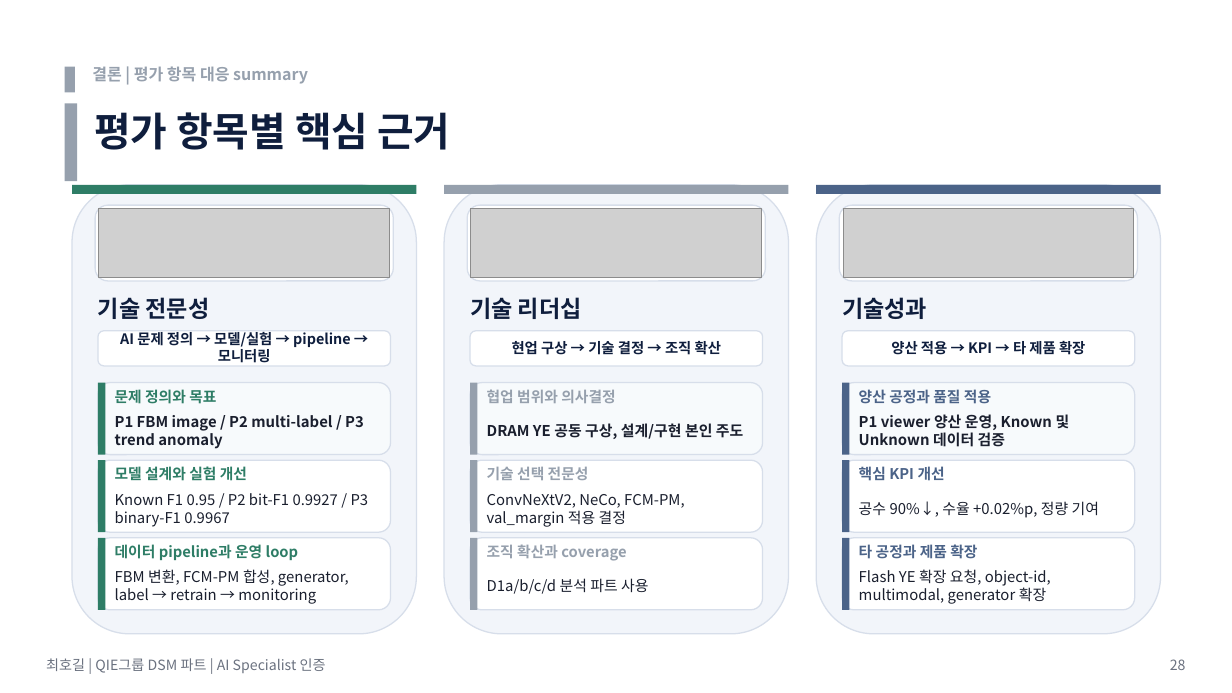
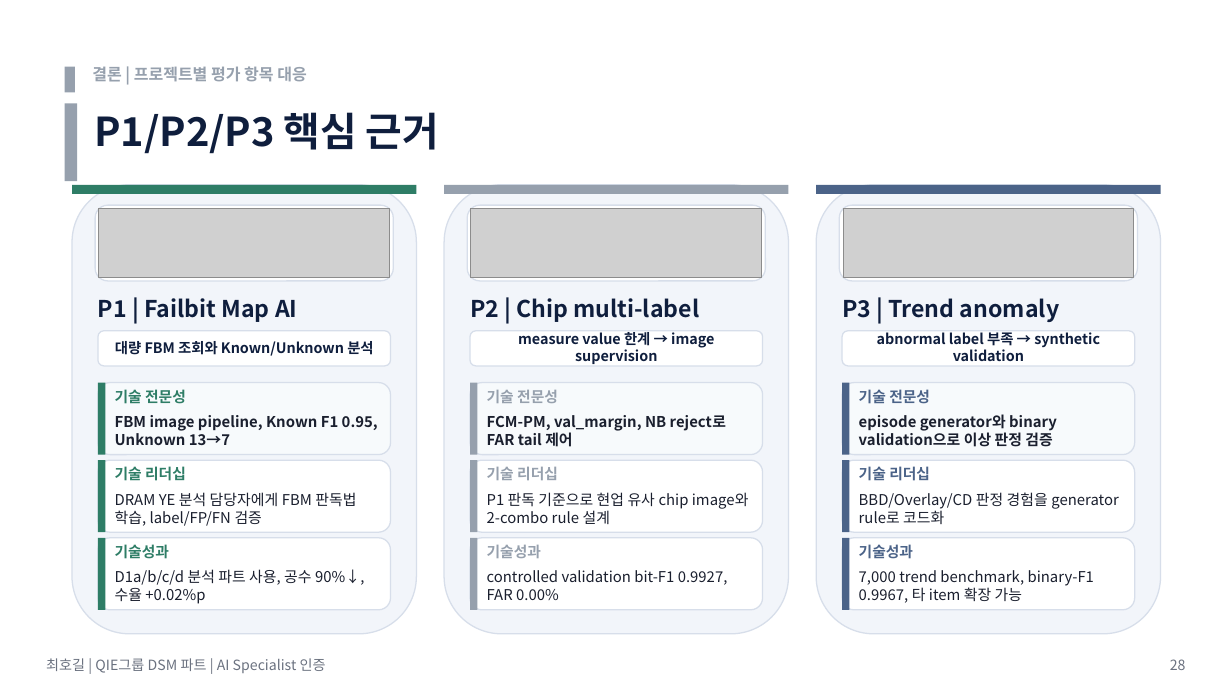
Before and after one commit to hogil/fbm_paper, a slide deck: slide 28 of recommendation/presentation/'26년 AI Specialist 면접 심사 자료_메모리사업부_최호길.pptx. Drawn at 1232x693 pixels with LibreOffice and Linux fonts; fonts in the diff are those of the drawing; grey boxes stand for pictures. Boxes give left, top, right and bottom in pixels: in the first picture for what was removed or moved away, otherwise in the second. Text is boxed around its words. In the diff, an @@ line names an element or a change of style, - is before the commit and + after.

Commit message:
Make closing slide project based

```diff
--- a/recommendation/presentation/'26년 AI Specialist 면접 심사 자료_메모리사업부_최호길.pptx
+++ b/recommendation/presentation/'26년 AI Specialist 면접 심사 자료_메모리사업부_최호길.pptx
@@ text at (92, 66, 306, 82): text changed @@
-결론 | 평가 항목 대응 summary
+결론 | 프로젝트별 평가 항목 대응
@@ text at (94, 112, 439, 154): text changed @@
-평가 항목별 핵심 근거
+P1/P2/P3 핵심 근거
@@ text added at (98, 298, 297, 322), 18 pt, text #0F1E3D, bold @@
+P1 | Failbit Map AI
@@ text at (470, 298, 699, 322): text changed @@
-기술 리더십
+P2 | Chip multi-label
@@ text at (842, 298, 1059, 322): text changed @@
-기술성과
+P3 | Trend anomaly
@@ text at (115, 341, 373, 356): text changed @@
-AI 문제 정의 → 모델/실험 → pipeline → 모니터링
+대량 FBM 조회와 Known/Unknown 분석
@@ text at (518, 332, 714, 364): text changed @@
-현업 구상 → 기술 결정 → 조직 확산
+measure value 한계 → image supervision
@@ text at (877, 332, 1100, 361): text changed @@
-양산 적용 → KPI → 타 제품 확장
+abnormal label 부족 → synthetic validation
@@ text "기술 전문성": place and size @@
-text "기술 전문성" at (98, 297, 210, 319)
+text "기술 전문성" at (115, 389, 186, 404)
@@ text "기술 전문성" at (115, 389, 186, 404): size 18 to 11.5 pt, text colour #0F1E3D to #2E7D66 @@
@@ text removed at (115, 389, 216, 404) @@
-문제 정의와 목표
@@ text at (859, 389, 930, 404): text changed @@
-양산 공정과 품질 적용
+기술 전문성
@@ text at (115, 415, 378, 445): text changed @@
-P1 FBM image / P2 multi-label / P3 trend anomaly
+FBM image pipeline, Known F1 0.95, Unknown 13→7
@@ text at (487, 390, 558, 403): text changed @@
-협업 범위와 의사결정
+기술 전문성
@@ text at (487, 415, 726, 447): text changed @@
-DRAM YE 공동 구상, 설계/구현 본인 주도
+FCM-PM, val_margin, NB reject로 FAR tail 제어
@@ text at (859, 414, 1057, 447): text changed @@
-P1 viewer 양산 운영, Known 및 Unknown 데이터 검증
+episode generator와 binary validation으로 이상 판정 검증
@@ text at (115, 466, 186, 481): text changed @@
-모델 설계와 실험 개선
+기술 리더십
@@ text at (487, 466, 558, 480): text changed @@
-기술 선택 전문성
+기술 리더십
@@ text at (859, 466, 930, 481): text changed @@
-핵심 KPI 개선
+기술 리더십
@@ text at (115, 492, 356, 526): text changed @@
-Known F1 0.95 / P2 bit-F1 0.9927 / P3 binary-F1 0.9967
+DRAM YE 분석 담당자에게 FBM 판독법 학습, label/FP/FN 검증
@@ text at (487, 492, 749, 524): text changed @@
-ConvNeXtV2, NeCo, FCM-PM, val_margin 적용 결정
+P1 판독 기준으로 현업 유사 chip image와 2-combo rule 설계
@@ text at (859, 492, 1119, 524): text changed @@
-공수 90%↓, 수율 +0.02%p, 정량 기여
+BBD/Overlay/CD 판정 경험을 generator rule로 코드화
@@ text at (115, 544, 169, 559): text changed @@
-데이터 pipeline과 운영 loop
+기술성과
@@ text at (115, 569, 364, 604): text changed @@
-FBM 변환, FCM-PM 합성, generator, label → retrain → monitoring
+D1a/b/c/d 분석 파트 사용, 공수 90%↓, 수율 +0.02%p
@@ text at (487, 545, 541, 558): text changed @@
-조직 확산과 coverage
+기술성과
@@ text at (859, 544, 913, 559): text changed @@
-타 공정과 제품 확장
+기술성과
@@ text at (487, 570, 728, 600): text changed @@
-D1a/b/c/d 분석 파트 사용
+controlled validation bit-F1 0.9927, FAR 0.00%
@@ text at (859, 570, 1094, 603): text changed @@
-Flash YE 확장 요청, object-id, multimodal, generator 확장
+7,000 trend benchmark, binary-F1 0.9967, 타 item 확장 가능
```
Also in this commit, not shown: 1 other file.
